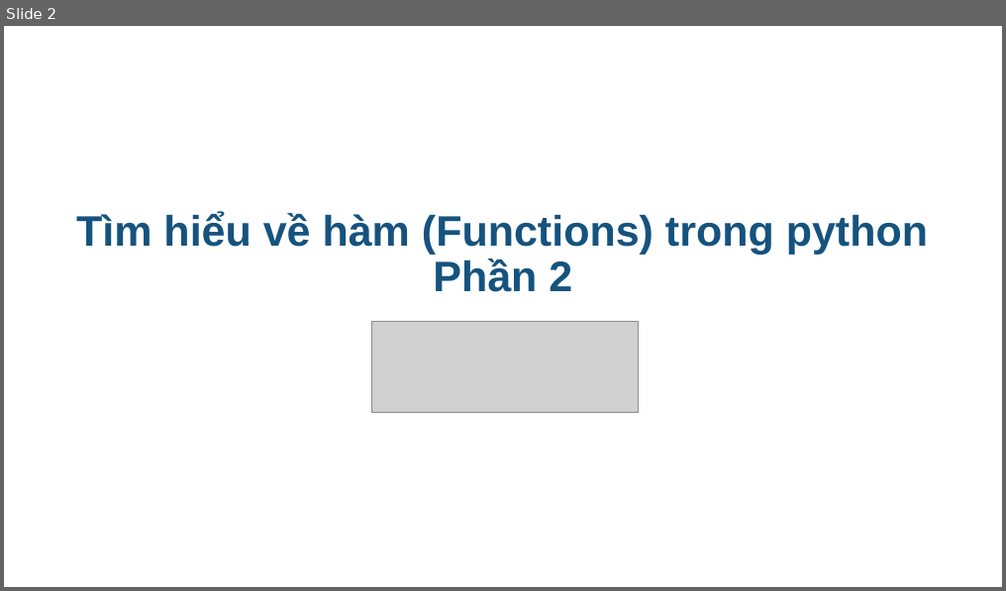
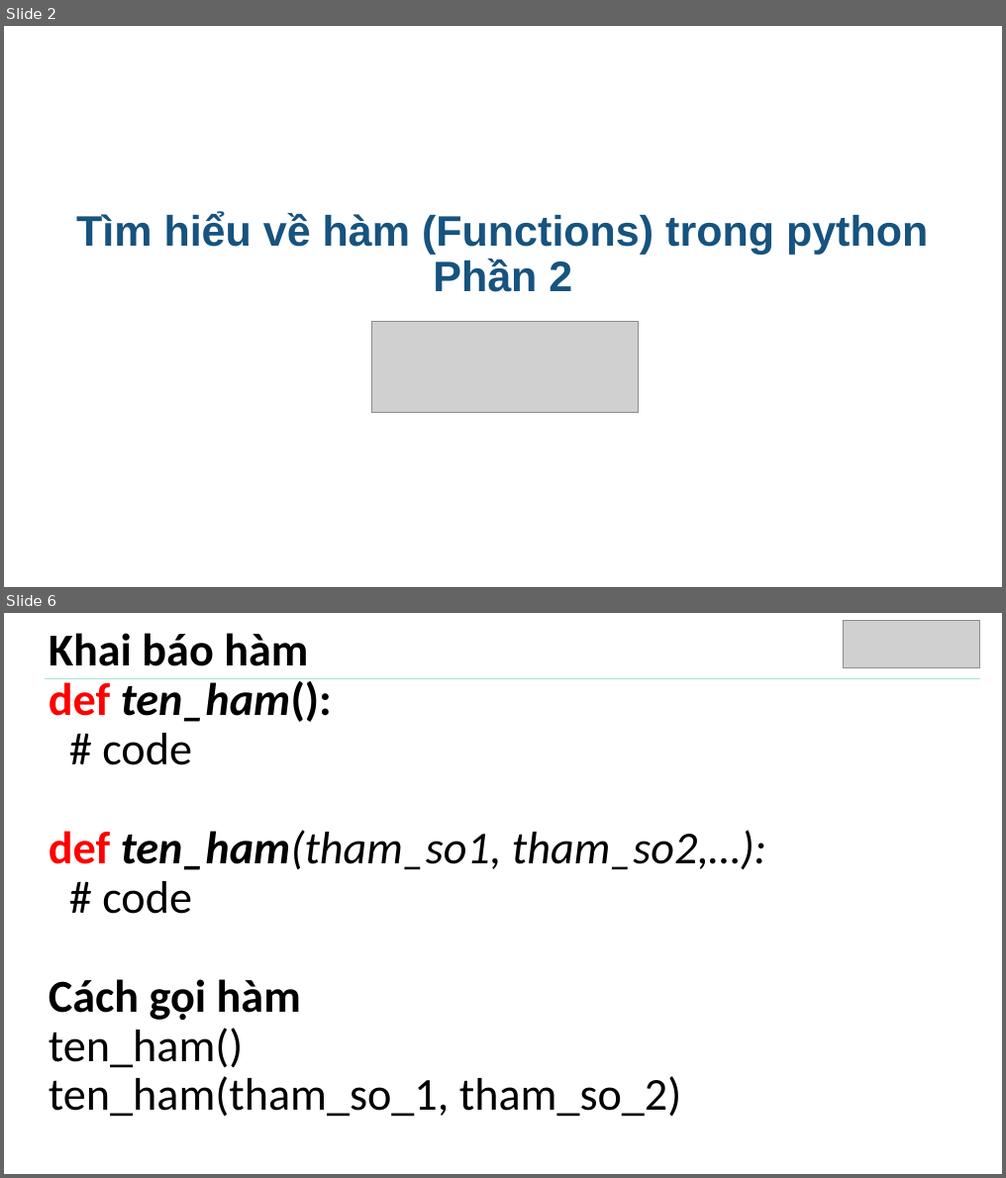
Before and after one commit to thaycacac/kids-dev, a slide deck: lv2/chapter2/chapter2.pptx. Shown one above the other, each under a label of ours: slide 2 before the commit, slides 2 and 6 after it; the slides between them are not shown. The pictures are 1006x591 and 1006x1178 pixels, drawn with LibreOffice and Linux fonts; fonts in the diff are those of the drawing; grey boxes stand for pictures; background and template pictures are left out. Boxes give left, top, right and bottom in pixels: in the first picture for what was removed or moved away, otherwise in the second. Text is boxed around its words. In the diff, an @@ line names an element or a change of style, - is before the commit and + after.

```diff
--- a/lv2/chapter2/chapter2.pptx
+++ b/lv2/chapter2/chapter2.pptx
@@ slide 6 added at <box>4,613,1002,1174</box>, background picture (left out) @@
@@ title added at <box>49,633,766,1117</box>, 44 pt, text #000000 @@
+Khai báo hàm
+def ten_ham():
+# code
+def ten_ham(tham_so1, tham_so2,…):
+# code
+Cách gọi hàm
+ten_ham()
+ten_ham(tham_so_1, tham_so_2)
@@ picture added at <box>844,621,980,667</box> @@
@@ line added from (980, 679) to (45, 679), #AAE2D3 0.75 pt @@
```
Also in this commit, not shown: 3 other slides changed, 2 other slides added, 22 slides removed, 6 other files.
